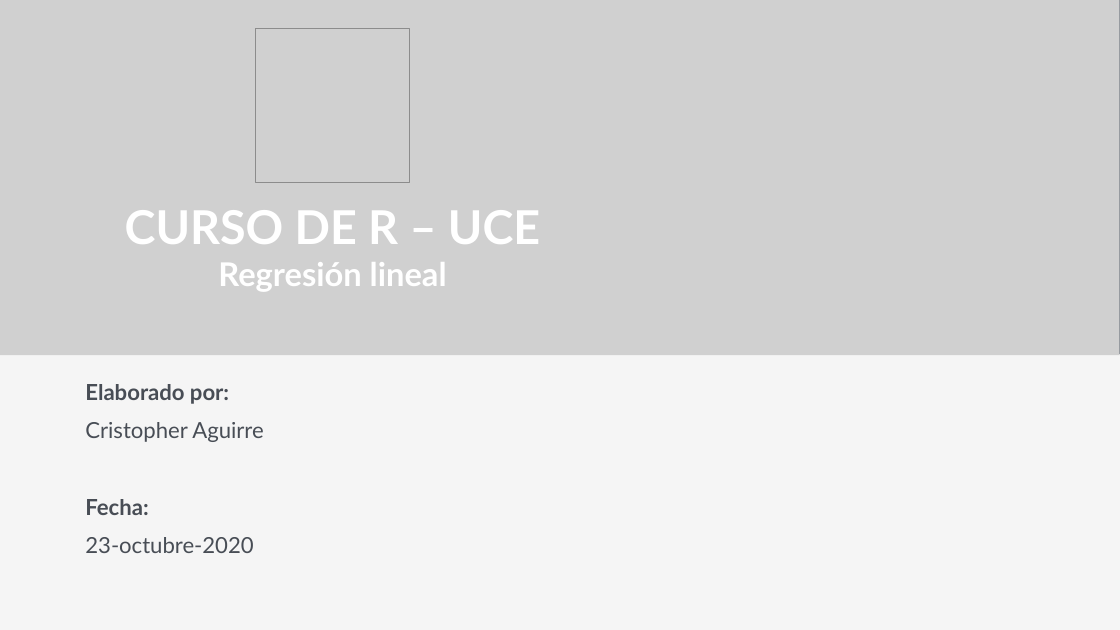
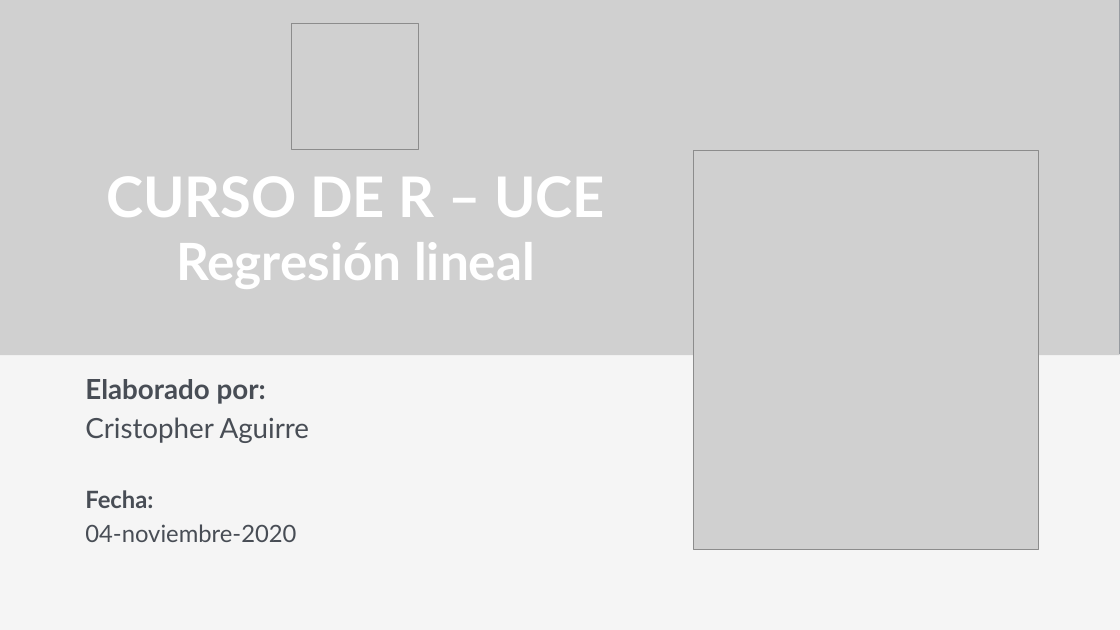
Before and after one commit to CristopherA98/Curso_R-UCE, a slide deck: slide 1 of Unidad 1/Clases/C1-7/C1-6 Regresión lineal.pptx. Drawn at 1120x630 pixels with LibreOffice and Linux fonts; fonts in the diff are those of the drawing; grey boxes stand for pictures; background and template pictures are left out. Boxes give left, top, right and bottom in pixels: in the first picture for what was removed or moved away, otherwise in the second. Text is boxed around its words. In the diff, an @@ line names an element or a change of style, - is before the commit and + after.

```diff
--- a/Unidad 1/Clases/C1-7/C1-6 Regresión lineal.pptx
+++ b/Unidad 1/Clases/C1-7/C1-6 Regresión lineal.pptx
@@ picture: place and size @@
-picture at (255, 29, 409, 182)
+picture at (292, 24, 418, 150)
@@ title "CURSO DE R – UCE ..." at (106, 176, 605, 289): size 40 to 48 pt in "CURSO DE R – UCE"; size 28 to 44 pt in "Regresión lineal" @@
@@ picture added at (694, 150, 1038, 549) @@
@@ subtitle at (85, 379, 310, 508): size 19 to 23.8 pt in "Elaborado por:", "Cristopher Aguirre"; size 19 to 20.4 pt in "Fecha:"; line spacing 1 to 0.8 @@
@@ subtitle at (85, 524, 296, 542): text changed; size 19 to 20.4 pt @@
-23-octubre-2020
+04-noviembre-2020
```
Also in this commit, not shown: 4 slides added, 2 other files.
